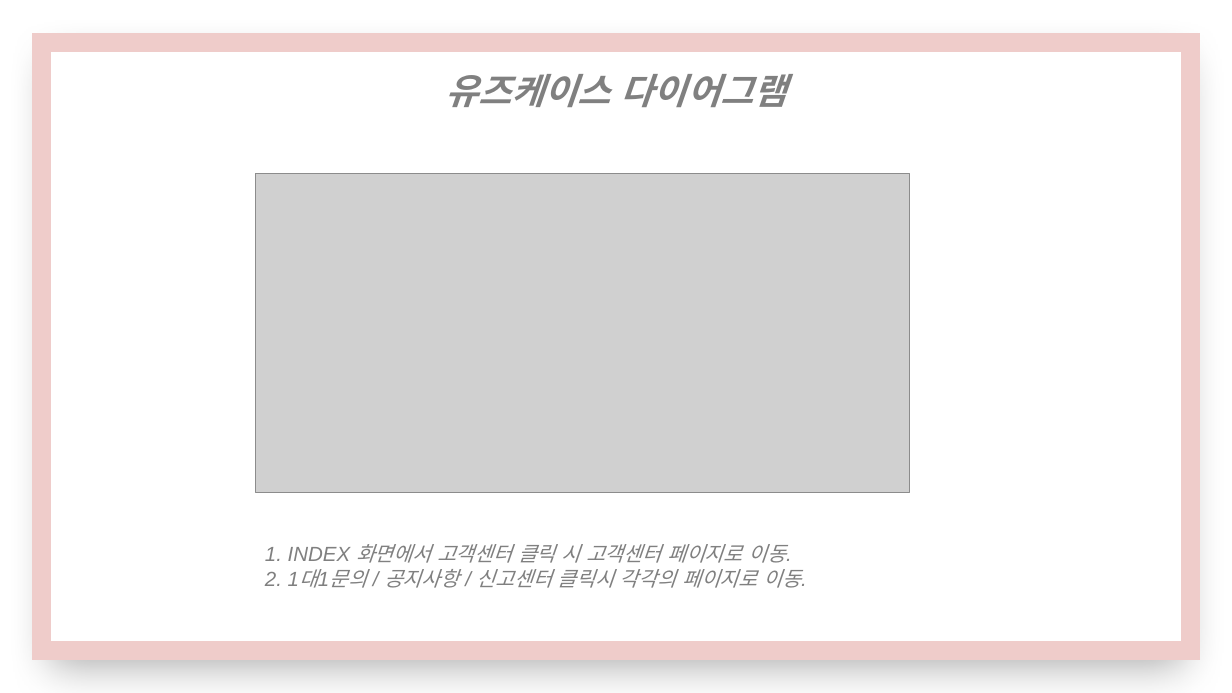
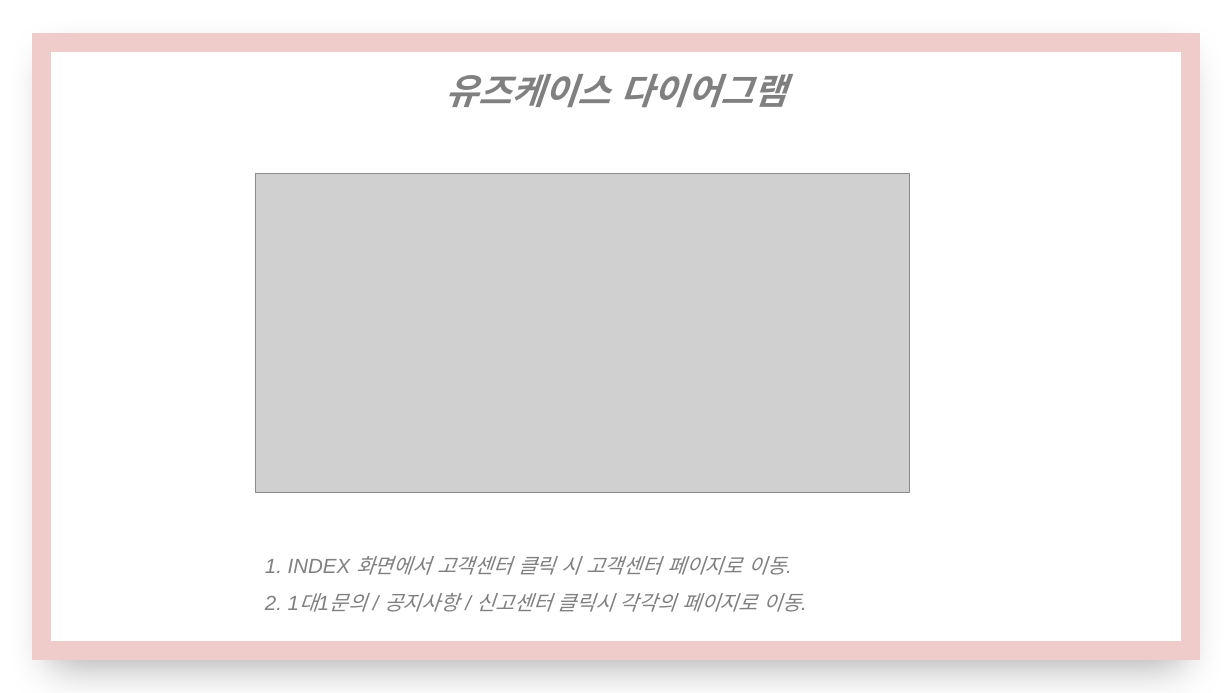
Before and after one commit to What-The-Pork/meeting-log, a slide deck: slide 17 of 팀프로젝트 발표.pptx (slide 16 before the commit). Drawn at 1232x693 pixels with LibreOffice and Linux fonts; fonts in the diff are those of the drawing; grey boxes stand for pictures. Boxes give left, top, right and bottom in pixels: in the first picture for what was removed or moved away, otherwise in the second. Text is boxed around its words. In the diff, an @@ line names an element or a change of style, - is before the commit and + after.

```diff
--- a/팀프로젝트 발표.pptx
+++ b/팀프로젝트 발표.pptx
@@ text "1. INDEX 화면에서 고객센터 클릭 ..." at [265, 556, 801, 612]: line spacing 1 to 1.5 @@
```
Also in this commit, not shown: 7 other slides changed, 2 slides added.
